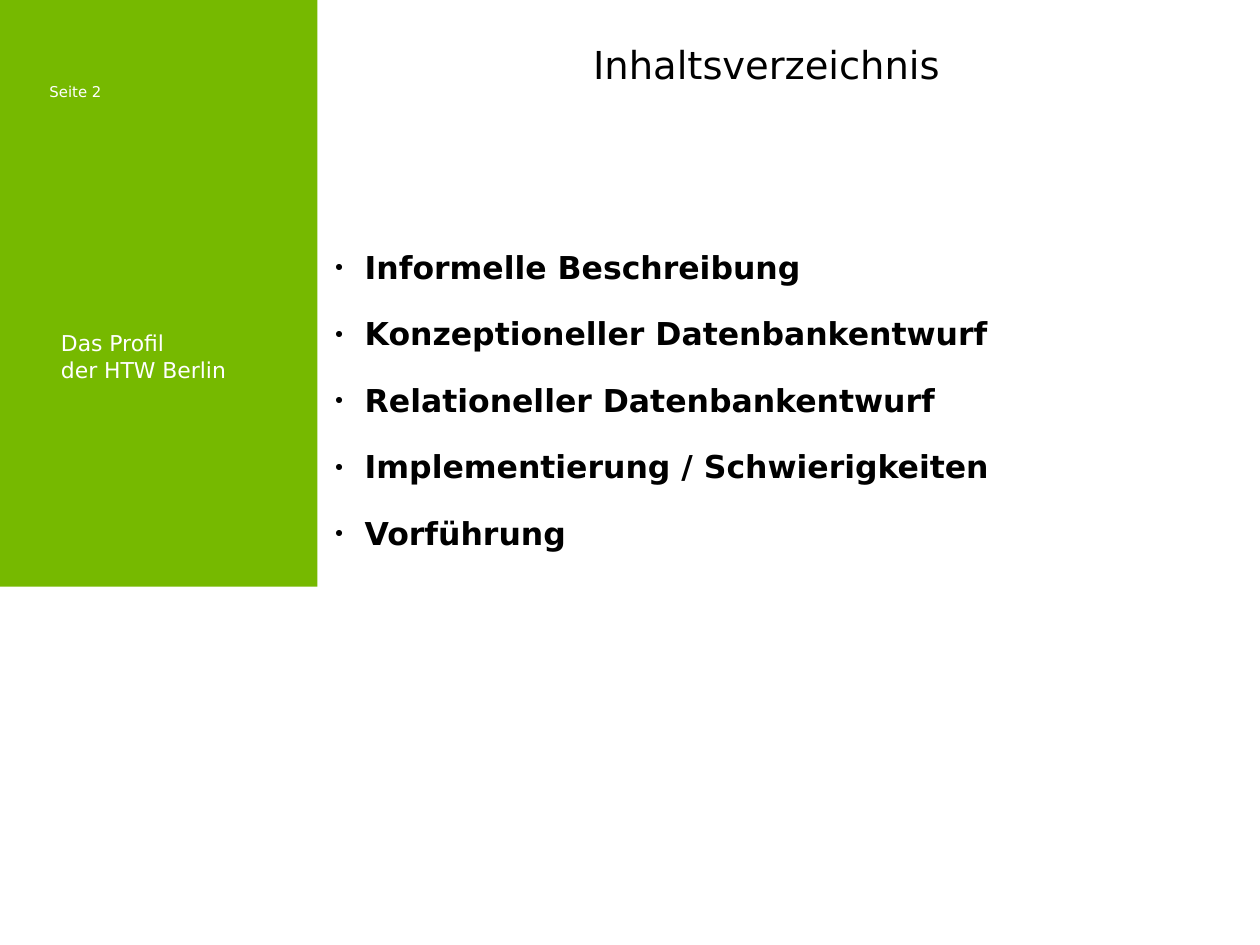
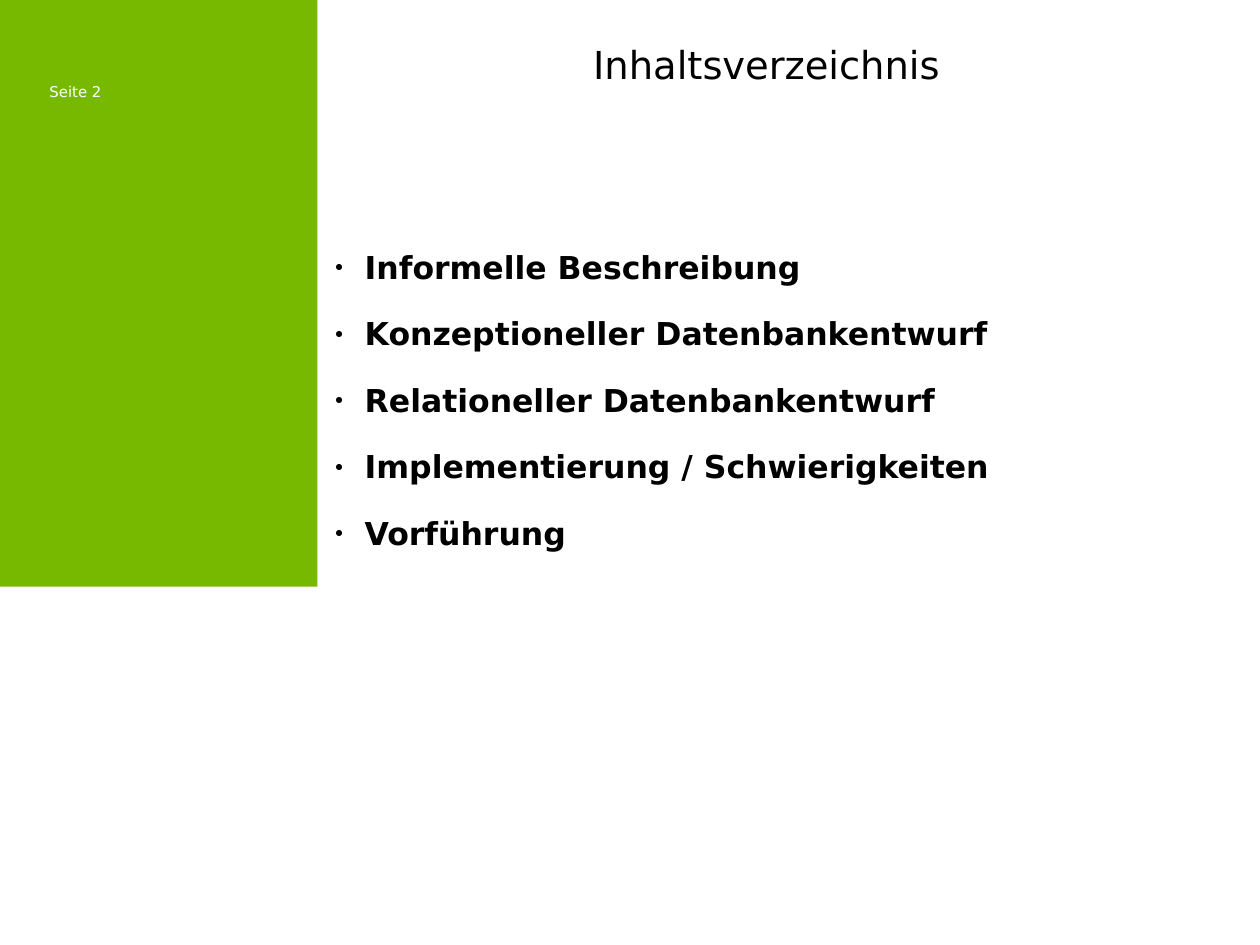
Before and after one commit to leoEAB/McDiabetes, a slide deck: slide 2 of presentation.odp. Drawn at 1260x945 pixels with LibreOffice and Linux fonts; fonts in the diff are those of the drawing; background and template pictures are left out. Boxes give left, top, right and bottom in pixels: in the first picture for what was removed or moved away, otherwise in the second. Text is boxed around its words. In the diff, an @@ line names an element or a change of style, - is before the commit and + after.

```diff
--- a/presentation.odp
+++ b/presentation.odp
@@ title removed at (x1=61, y1=334, x2=225, y2=379) @@
-Das Profil
-der HTW Berlin
```
Also in this commit, not shown: 2 other slides changed, 4 slides added, 5 slides removed, 2 other files.
